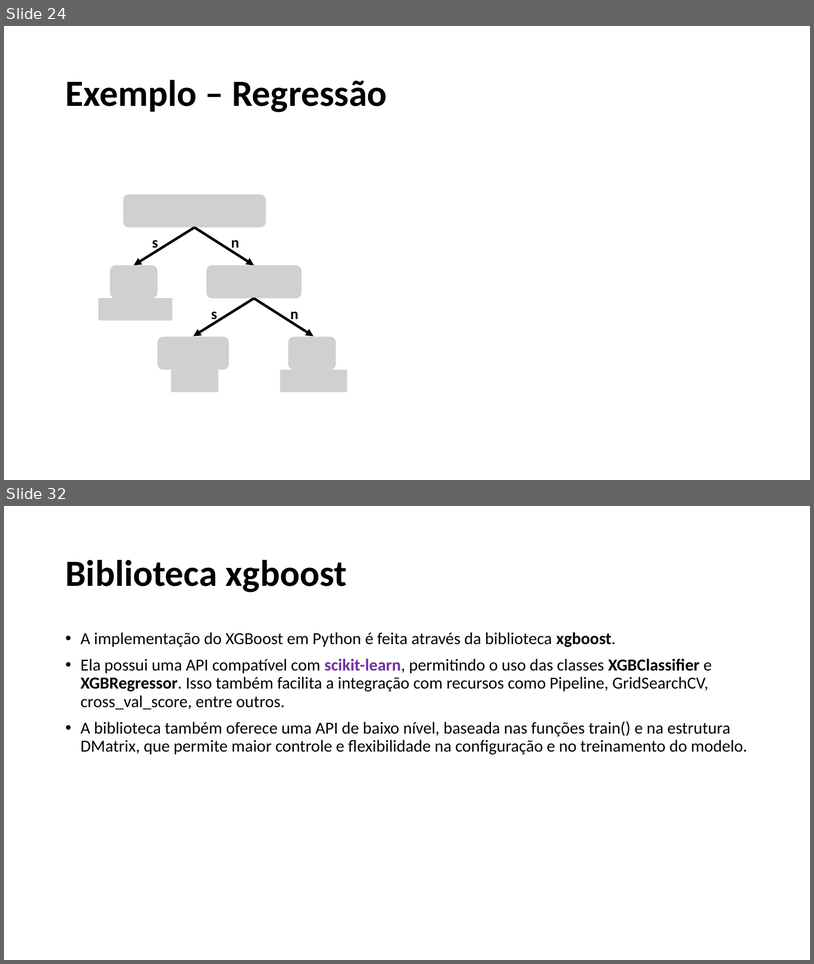
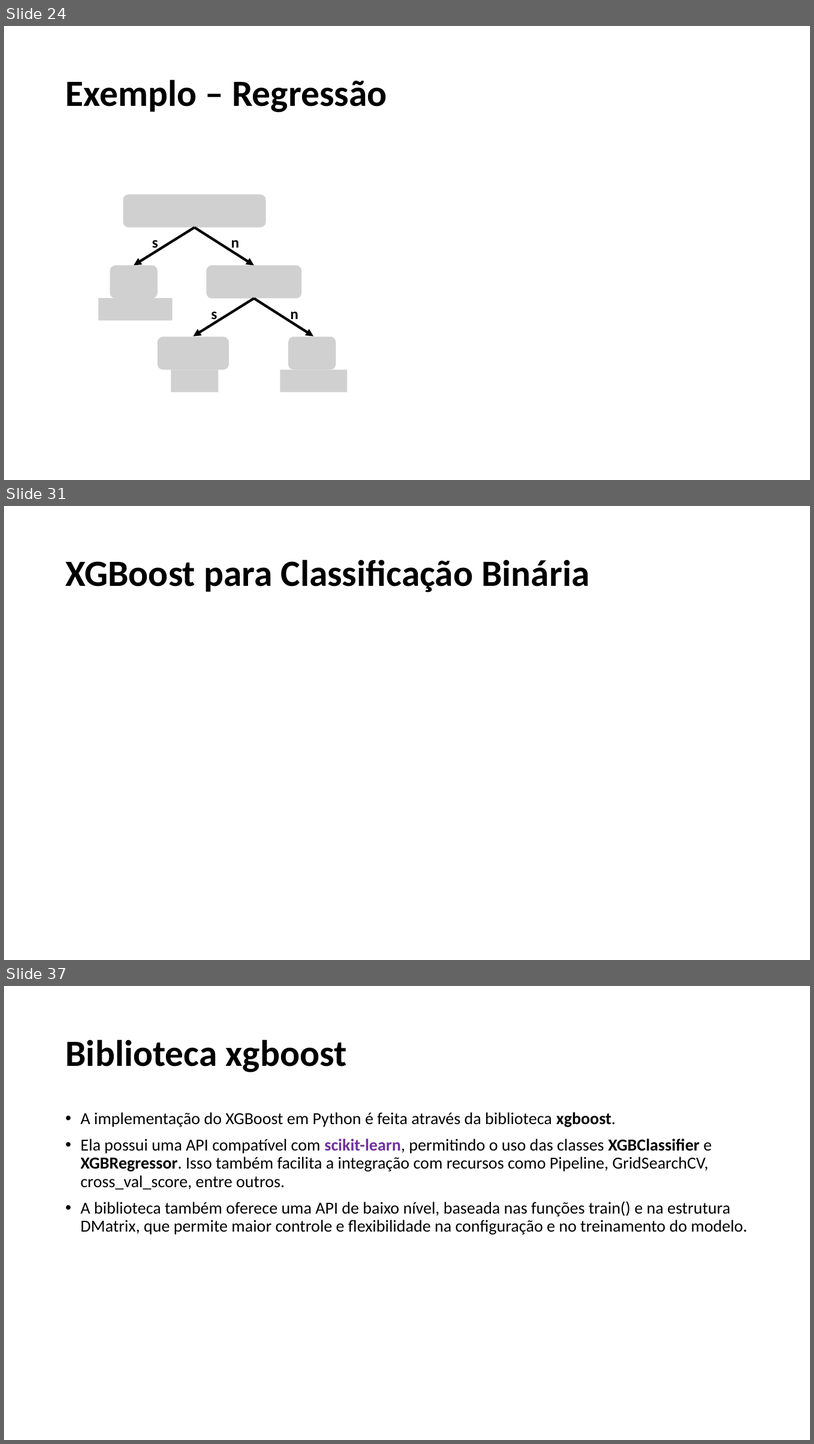
Before and after one commit to alessandradomi/TP558, a slide deck: seminario_XGBoost/TP558_Seminario_XGBoost_Alessandra.pptx. Shown one above the other, each under a label of ours: slides 24 and 32 before the commit, slides 24, 31 and 37 after it; the slides between them are not shown. The pictures are 814x964 and 814x1444 pixels, drawn with LibreOffice and Linux fonts; fonts in the diff are those of the drawing; grey boxes stand for pictures. Boxes give left, top, right and bottom in pixels: in the first picture for what was removed or moved away, otherwise in the second. Text is boxed around its words. In the diff, an @@ line names an element or a change of style, - is before the commit and + after.

```diff
--- a/seminario_XGBoost/TP558_Seminario_XGBoost_Alessandra.pptx
+++ b/seminario_XGBoost/TP558_Seminario_XGBoost_Alessandra.pptx
@@ slide 31 added at (x1=4, y1=506, x2=810, y2=960), background #FFFFFF @@
@@ title added at (x1=65, y1=559, x2=590, y2=592), 44 pt, text #000000, bold @@
+XGBoost para Classificação Binária
@@ what was slide 32 is now slide 37 @@
```
Also in this commit, not shown: 9 slides changed, 4 other slides added, 1 other file.
